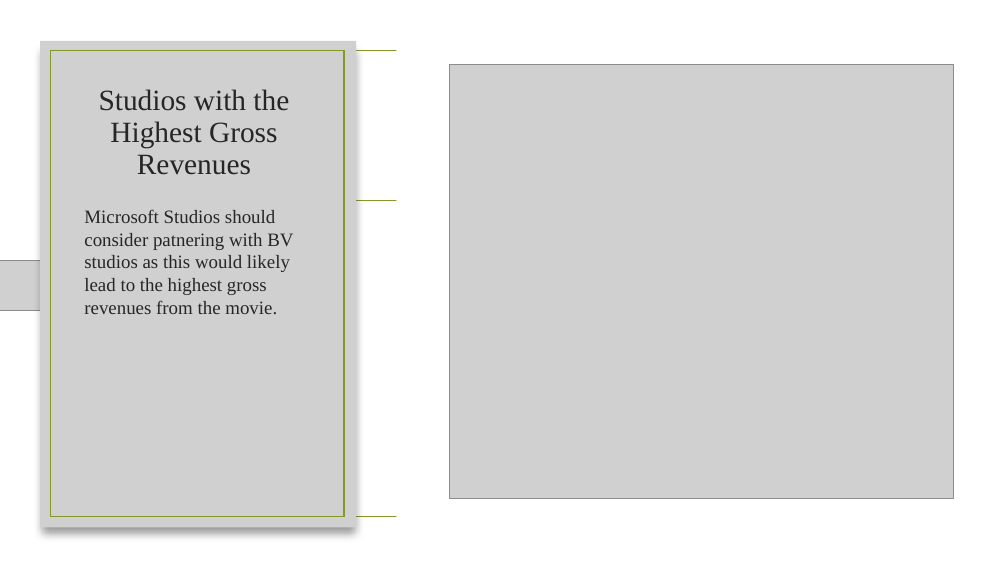
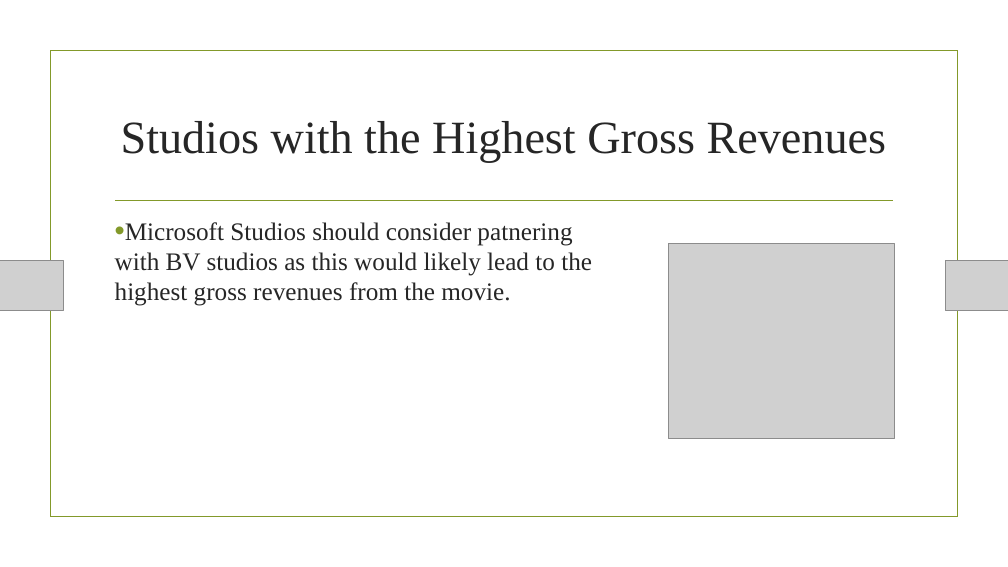
Before and after one commit to S-Kagwi/dsc-phase-1-project-v2-4, a slide deck: slide 6 of Presentation.pptx. Drawn at 1008x567 pixels with LibreOffice and Linux fonts; fonts in the diff are those of the drawing; grey boxes stand for pictures; background and template pictures are left out. Boxes give left, top, right and bottom in pixels: in the first picture for what was removed or moved away, otherwise in the second. Text is boxed around its words. In the diff, an @@ line names an element or a change of style, - is before the commit and + after.

```diff
--- a/Presentation.pptx
+++ b/Presentation.pptx
@@ rectangle removed at [396,0,1008,567] @@
@@ picture removed at [40,41,356,527] @@
@@ rectangle removed at [50,51,343,517] @@
@@ title "Studios with the Highest Gross ...": place and size @@
-title "Studios with the Highest Gross ..." at [99,89,289,175]
+title "Studios with the Highest Gross ..." at [121,121,887,162]
@@ title "Studios with the Highest Gross ..." at [121,121,887,162]: size 28 to 44 pt; line spacing 0.9 to 1; vertical alignment bottom to middle @@
@@ text "Microsoft Studios should consider patnering ...": place and size @@
-text "Microsoft Studios should consider patnering ..." at [84,209,293,314]
+text "Microsoft Studios should consider patnering ..." at [115,222,592,306]
@@ text "Microsoft Studios should consider patnering ..." at [115,222,592,306]: size 18 to 24 pt; bullet none to •; more space between paragraphs @@
@@ picture: place and size @@
-picture at [449,64,954,498]
+picture at [668,244,895,439]
```
Also in this commit, not shown: 1 other slide changed, 2 other files.
